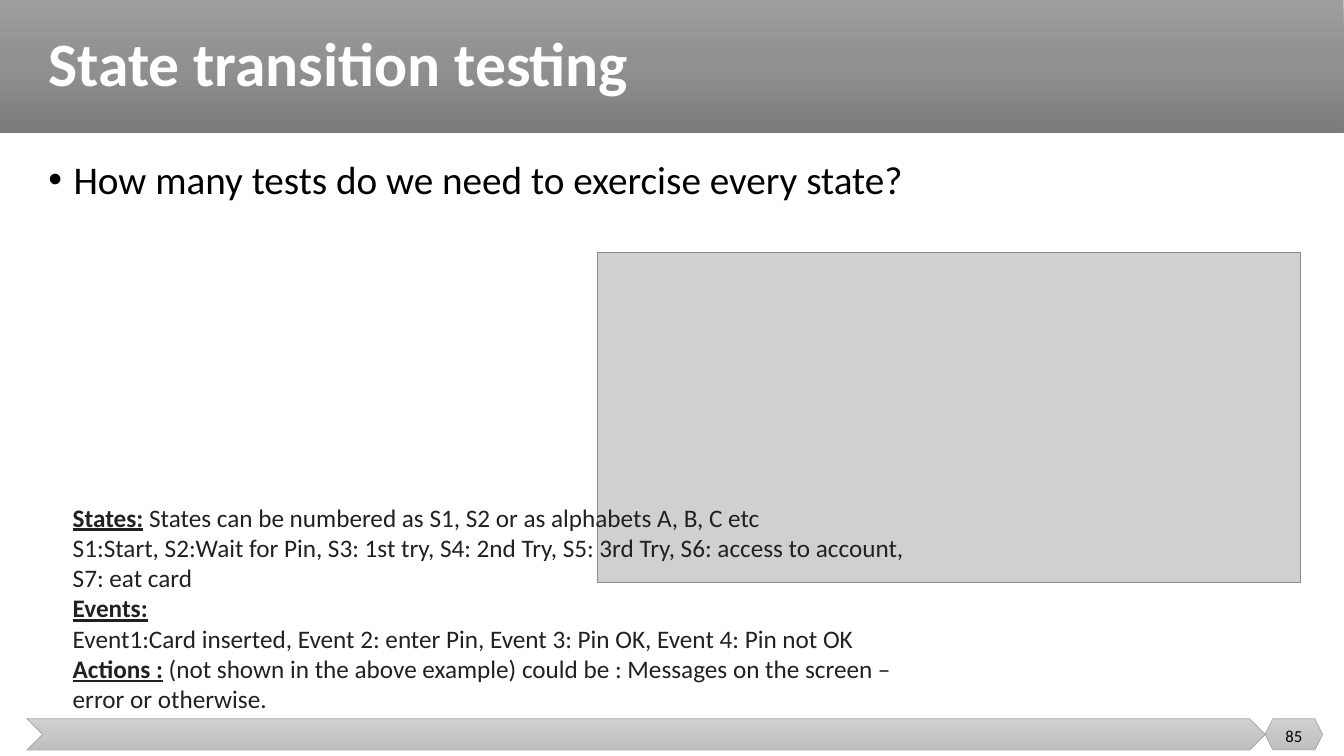
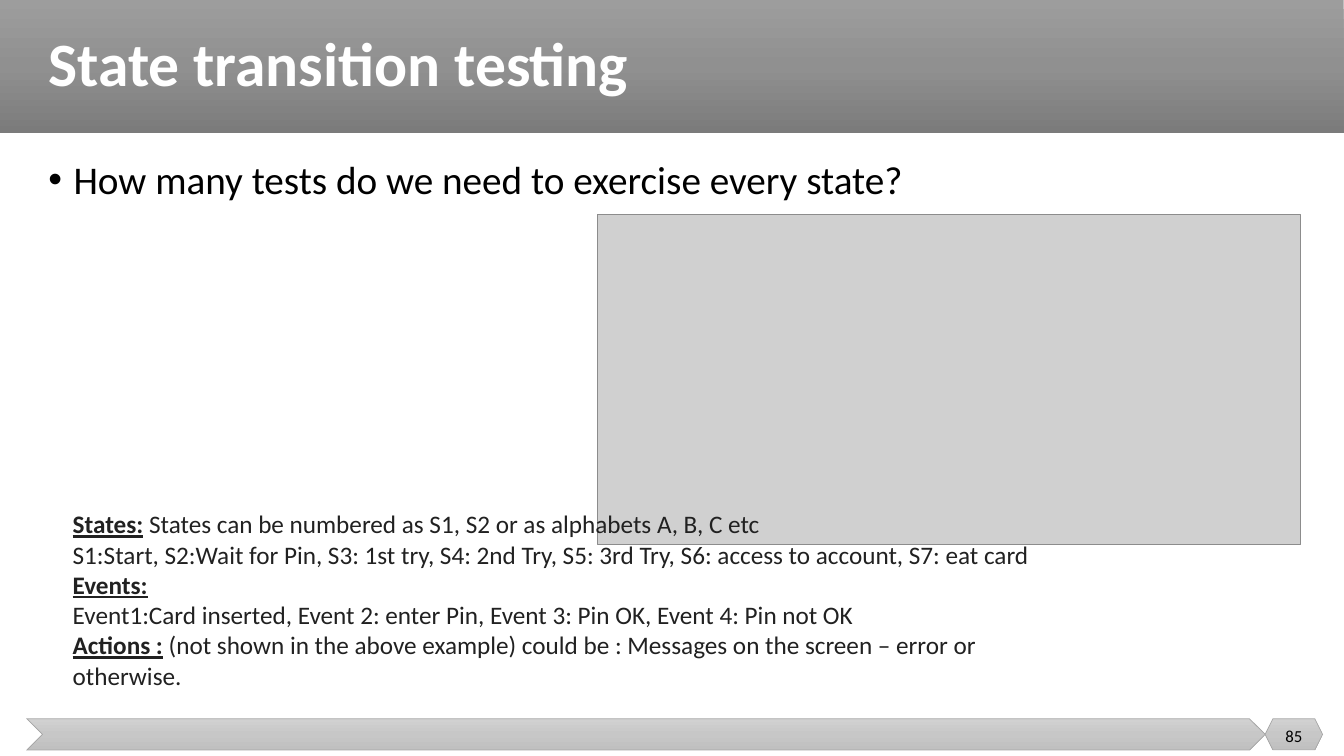
Before and after one commit to malenezi/malenezi, a slide deck: slide 85 of SE401/Lectures/7-Test Design Techniques/Test Design Techniques.pptx. Drawn at 1344x756 pixels with LibreOffice and Linux fonts; fonts in the diff are those of the drawing; grey boxes stand for pictures. Boxes give left, top, right and bottom in pixels: in the first picture for what was removed or moved away, otherwise in the second. Text is boxed around its words. In the diff, an @@ line names an element or a change of style, - is before the commit and + after.

```diff
--- a/SE401/Lectures/7-Test Design Techniques/Test Design Techniques.pptx
+++ b/SE401/Lectures/7-Test Design Techniques/Test Design Techniques.pptx
@@ picture: place and size @@
-picture at [598, 252, 1301, 582]
+picture at [598, 215, 1301, 544]
@@ text "States: States can be numbered ..." rewrapped from [73, 506, 903, 708] to [73, 513, 1028, 685] @@
```
Also in this commit, not shown: 7 other slides changed, 1 other file.
